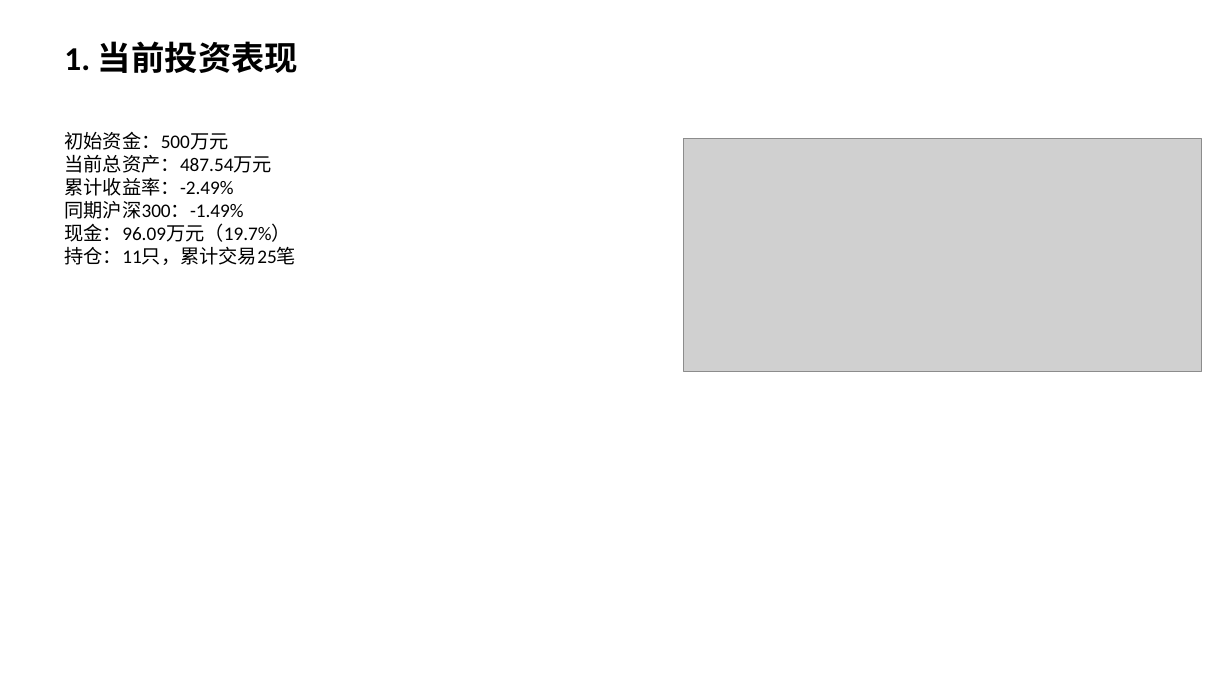
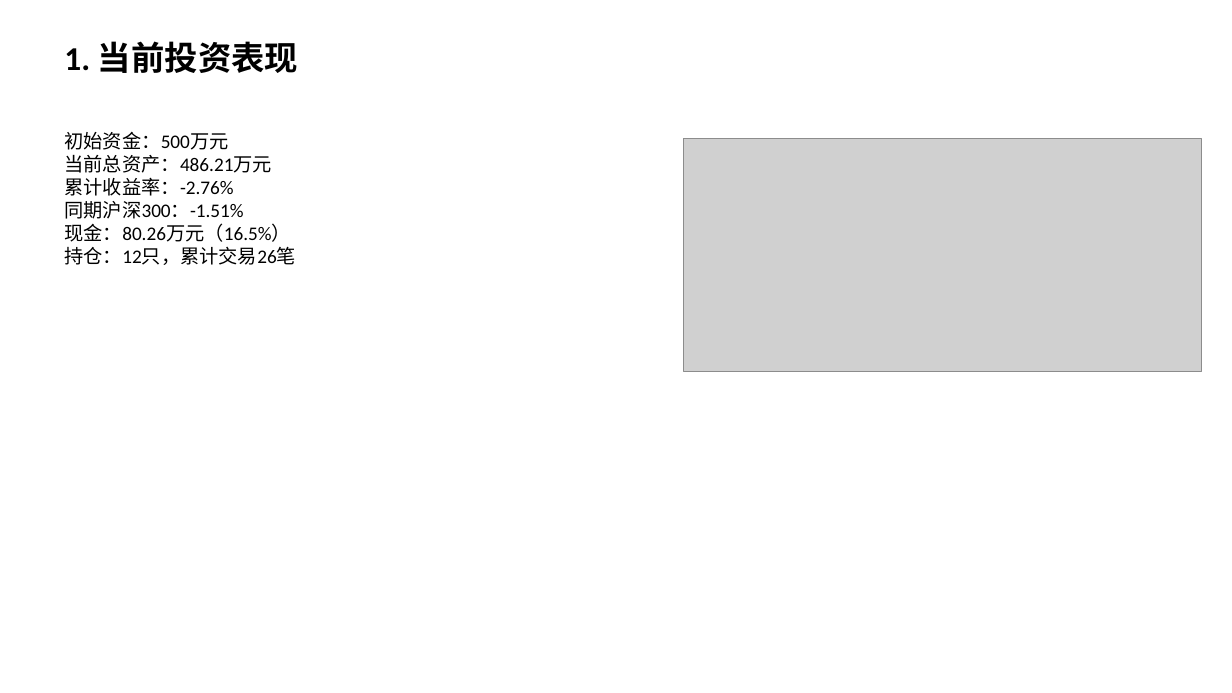
Before and after one commit to Albertdev12/pbl-workflow, a slide deck: slide 2 of outputs/12_中期路演.pptx. Drawn at 1232x693 pixels with LibreOffice and Linux fonts; fonts in the diff are those of the drawing; grey boxes stand for pictures. Boxes give left, top, right and bottom in pixels: in the first picture for what was removed or moved away, otherwise in the second. Text is boxed around its words. In the diff, an @@ line names an element or a change of style, - is before the commit and + after.

```diff
--- a/outputs/12_中期路演.pptx
+++ b/outputs/12_中期路演.pptx
@@ text at (x1=64, y1=155, x2=296, y2=265): text changed @@
-当前总资产：487.54万元
-累计收益率：-2.49%
-同期沪深300：-1.49%
-现金：96.09万元（19.7%）
-持仓：11只，累计交易25笔
+当前总资产：486.21万元
+累计收益率：-2.76%
+同期沪深300：-1.51%
+现金：80.26万元（16.5%）
+持仓：12只，累计交易26笔
```
Also in this commit, not shown: 2 other slides changed.
